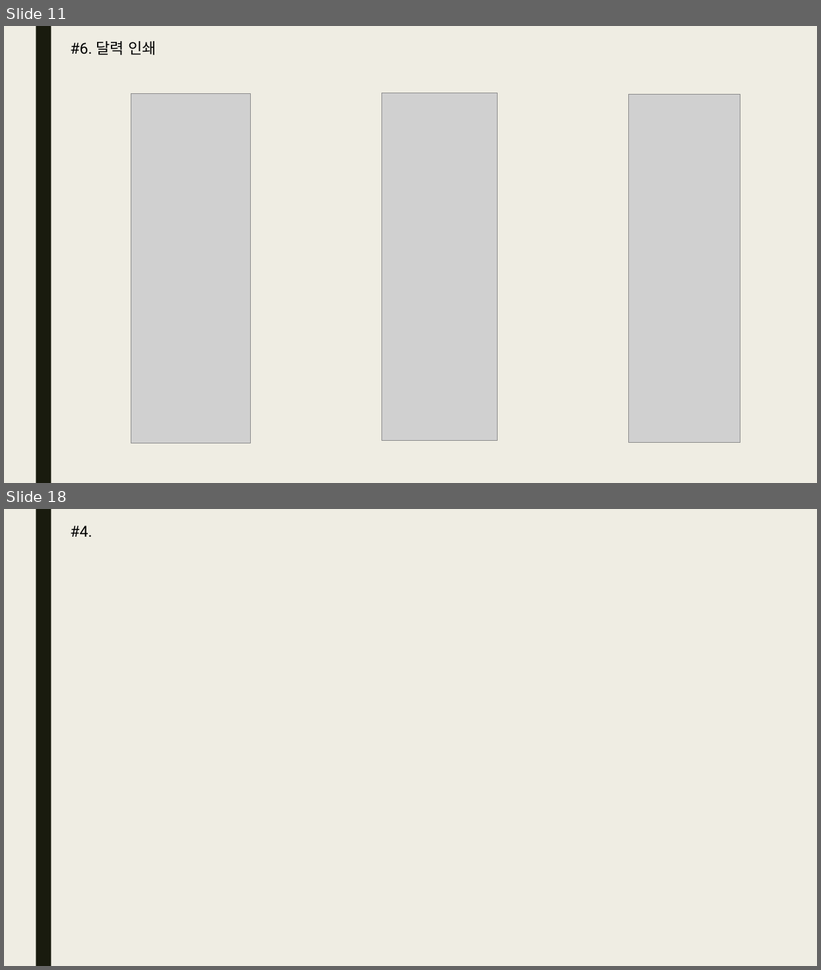
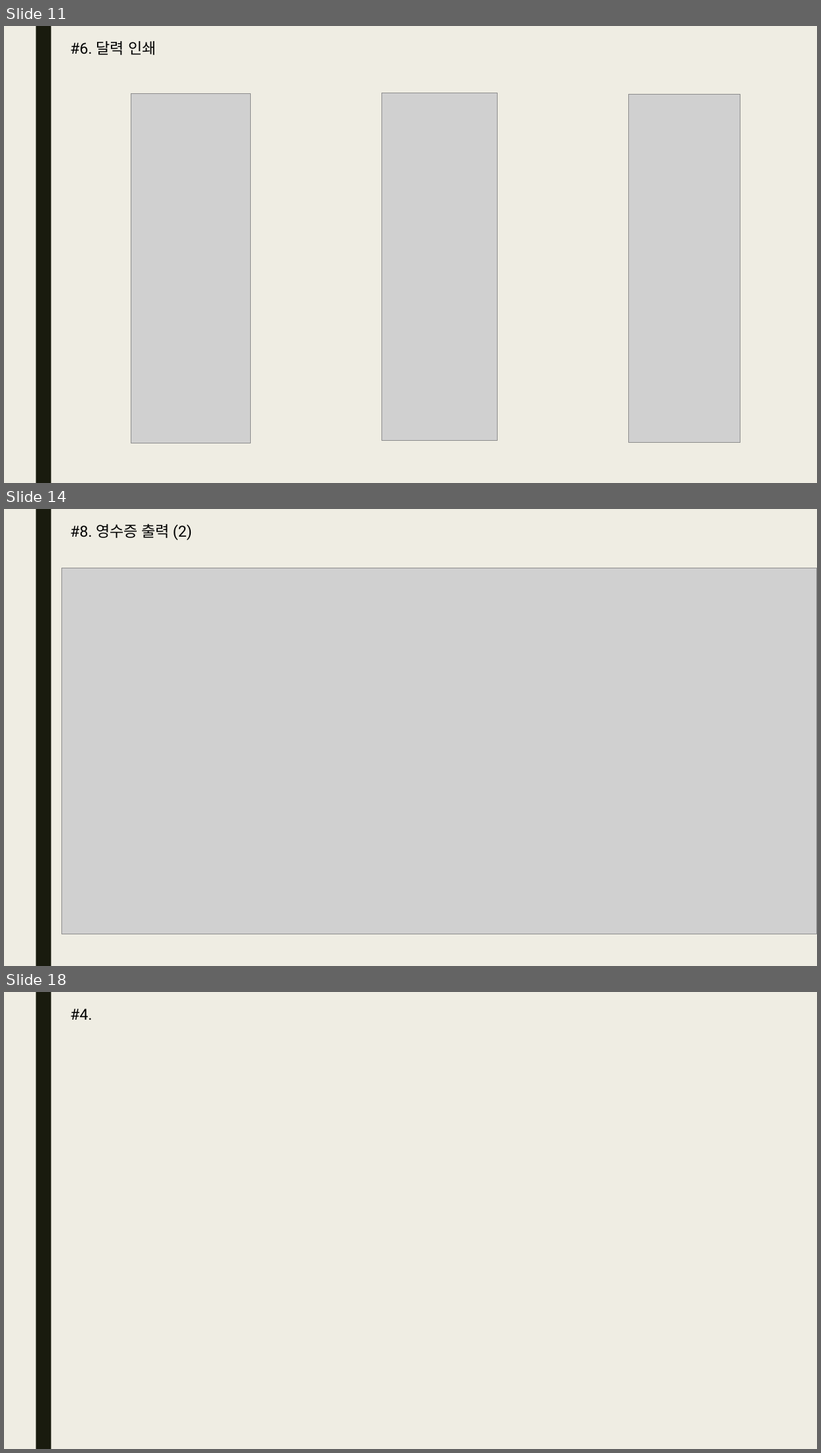
Before and after one commit to bino0130/politec-java, a slide deck: 자바 심화/자바 심화 과제/미완료 과제/20230322 자바심화 과제 남정현.pptx. Shown one above the other, each under a label of ours: slides 11 and 18 before the commit, slides 11, 14 and 18 after it; the slides between them are not shown. The pictures are 821x970 and 821x1453 pixels, drawn with LibreOffice and Linux fonts; fonts in the diff are those of the drawing; grey boxes stand for pictures. Boxes give left, top, right and bottom in pixels: in the first picture for what was removed or moved away, otherwise in the second. Text is boxed around its words. In the diff, an @@ line names an element or a change of style, - is before the commit and + after.

```diff
--- a/자바 심화/자바 심화 과제/미완료 과제/20230322 자바심화 과제 남정현.pptx
+++ b/자바 심화/자바 심화 과제/미완료 과제/20230322 자바심화 과제 남정현.pptx
@@ slide 14 added at [4,509,817,966], background #EFEDE3; not listed: 1 template element that a slide beside it also shows @@
@@ text added at [70,524,192,540], 18 pt, text #000000 @@
+#8. 영수증 출력 (2)
@@ picture added at [62,568,817,935] @@
```
Also in this commit, not shown: 2 slides changed, 3 other slides added, 4 slides removed.
